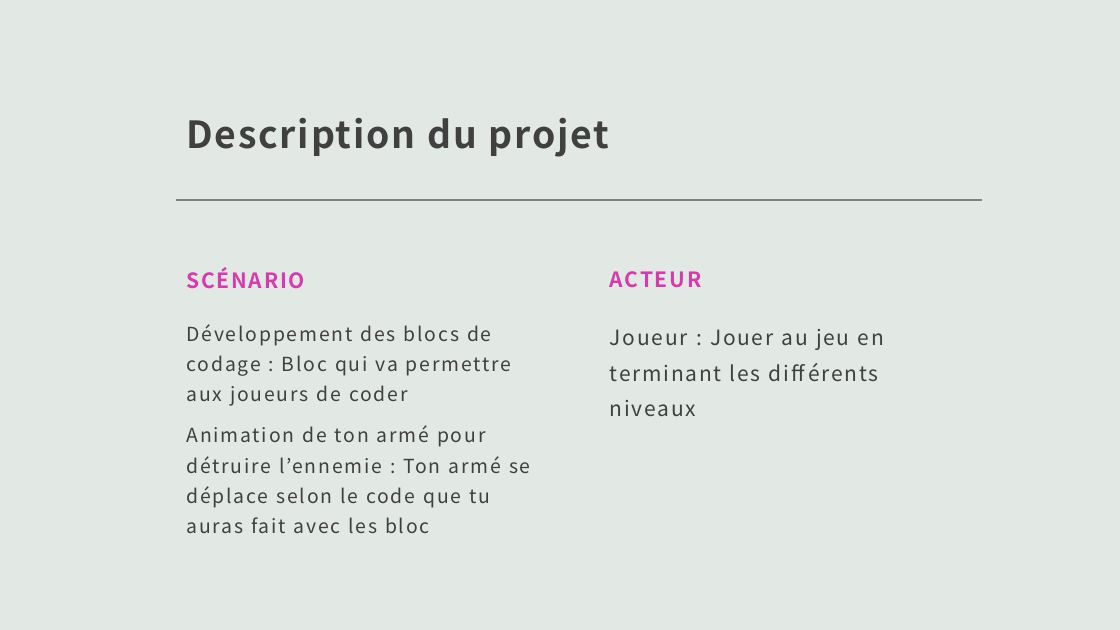
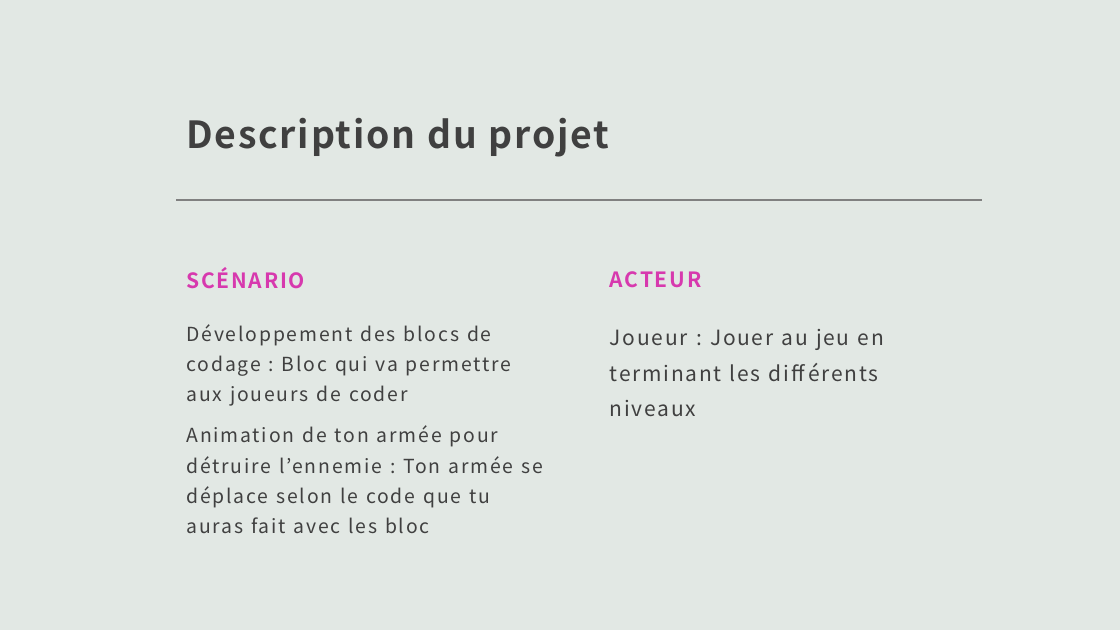
Before and after one commit to VincentMoreauBenoit/H23_204_CODE_WARS, a slide deck: slide 6 of Ébauche du projet/Projet Sim CODE WARS.pptx. Drawn at 1120x630 pixels with LibreOffice and Linux fonts; fonts in the diff are those of the drawing. Boxes give left, top, right and bottom in pixels: in the first picture for what was removed or moved away, otherwise in the second. Text is boxed around its words. In the diff, an @@ line names an element or a change of style, - is before the commit and + after.

Commit message:
Début BlocIf Pratiquement fini

```diff
--- a/Ébauche du projet/Projet Sim CODE WARS.pptx
+++ b/Ébauche du projet/Projet Sim CODE WARS.pptx
@@ text at [186,425,544,533]: text changed @@
-Animation de ton armé pour détruire l’ennemie : Ton armé se déplace selon le code que tu auras fait avec les bloc
+Animation de ton armée pour détruire l’ennemie : Ton armée se déplace selon le code que tu auras fait avec les bloc
```
Also in this commit, not shown: 7 other slides changed, 1 slide added, 1 slide removed, 14 other files.
